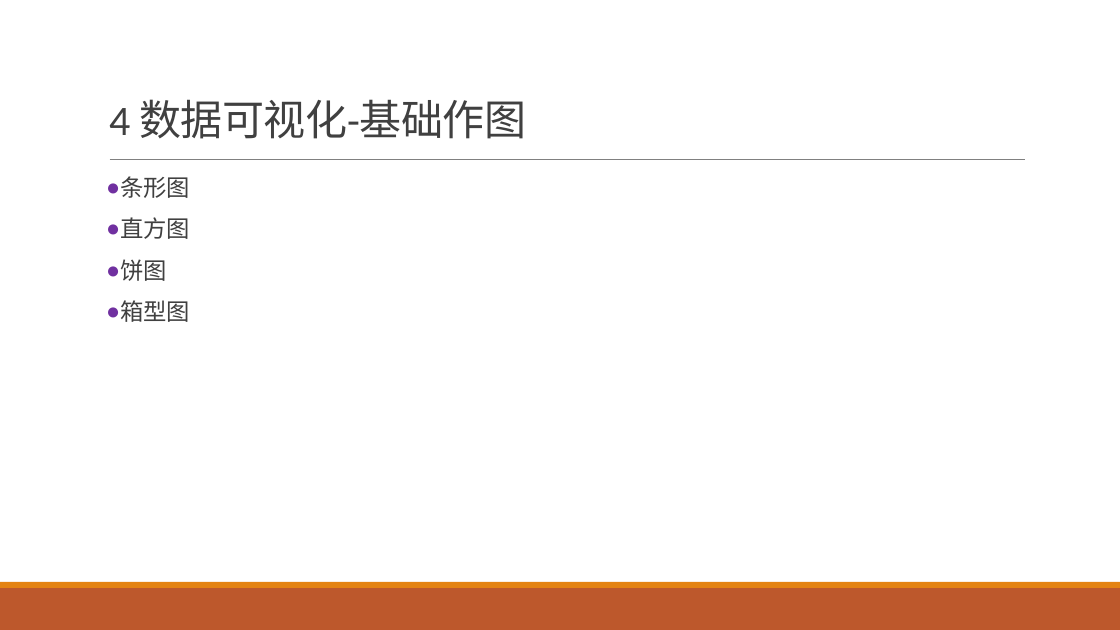
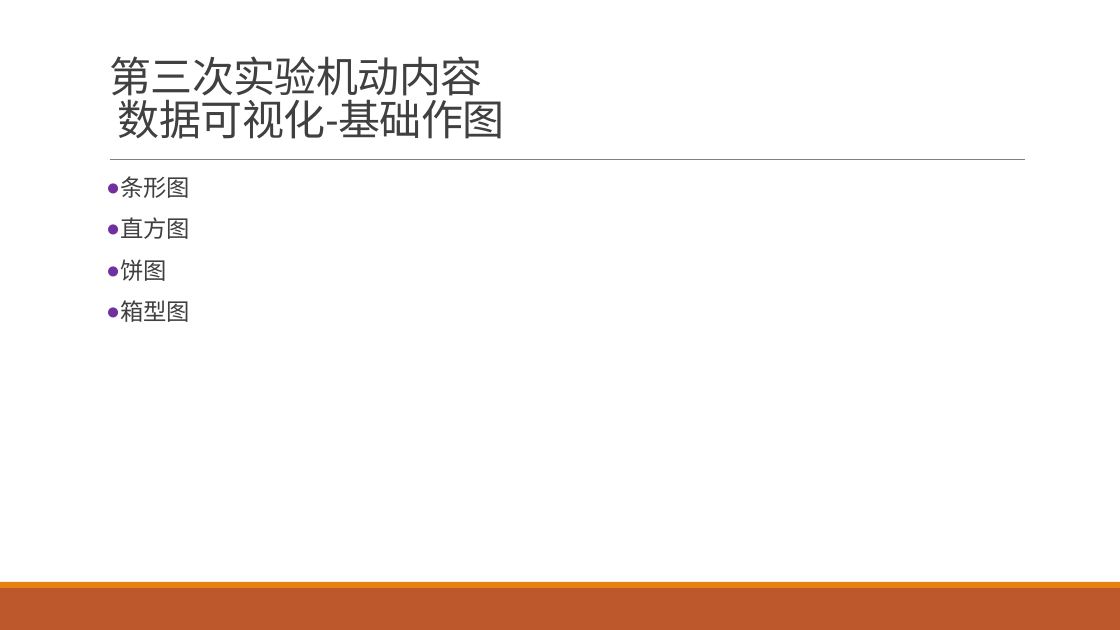
Before and after one commit to exoplanetX/DataAnalytics, a slide deck: slide 24 of 实验3-探索性分析.pptx. Drawn at 1120x630 pixels with LibreOffice and Linux fonts; fonts in the diff are those of the drawing. Boxes give left, top, right and bottom in pixels: in the first picture for what was removed or moved away, otherwise in the second. Text is boxed around its words. In the diff, an @@ line names an element or a change of style, - is before the commit and + after.

```diff
--- a/实验3-探索性分析.pptx
+++ b/实验3-探索性分析.pptx
@@ title at [109,56,505,139]: text changed @@
-4 数据可视化-基础作图
+第三次实验机动内容
+数据可视化-基础作图
```
Also in this commit, not shown: 4 other slides changed, 1 slide added, 1 slide removed.
